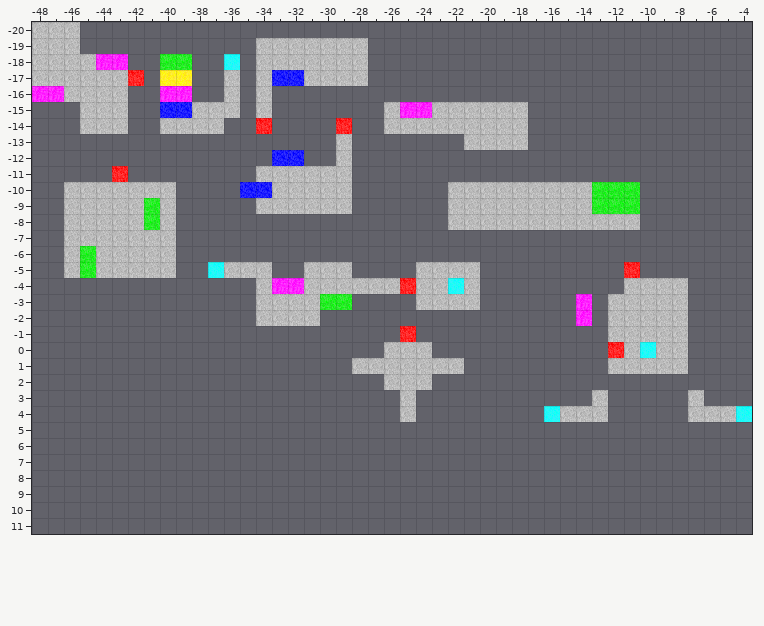
Tiled map -- tiled/luanti_sokoblox_map.tmx. Above: the version before the commit.
Cells are 32x32 px. Shown: x -48..-4, y -20..11.
Once edited:
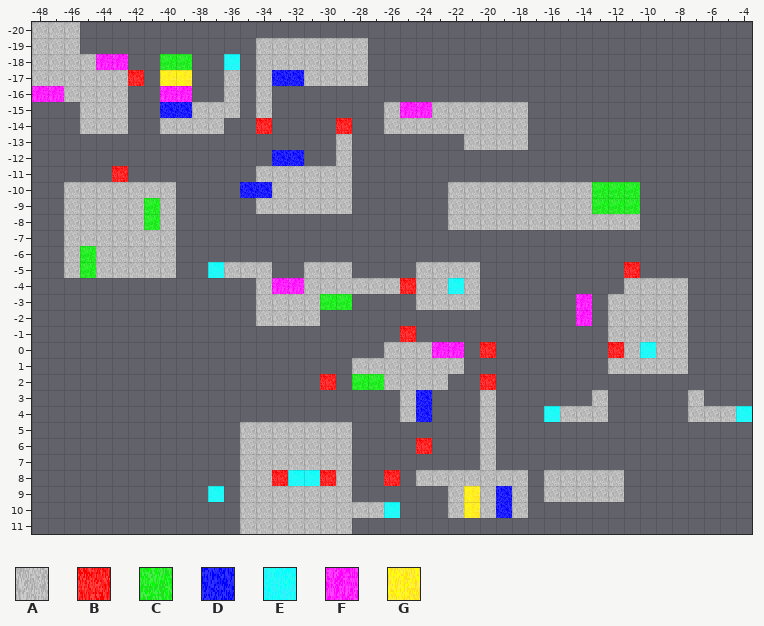
Key: from "sokoblox_luanti": A 0 "sokoblox_stone", B 7 "sokoblox_red", C 8 "sokoblox_green", D 9 "sokoblox_blue", E 10 "sokoblox_cyan", F 11 "sokoblox_magenta", G 12 "sokoblox_yellow".
_ is an empty cell.
The exact change:
Layer "Tile Layer 1":
There is now tile A in row 2 at x -23; in rows 3 to 4 at x -20; in rows 5 to 7 at x -35 to -29 and -20; in row 8 at x -35 to -34, -29, -24 to -18 and -16 to -12; in row 9 at x -35 to -29, -22, -20, -18 and -16 to -12; in row 10 at x -35 to -27, -22, -20 and -18.
There is now tile A in row 11 at x -35 to -29.
There is now tile B in row 0 at x -20; in row 2 at x -30 and -20; in row 6 at x -24; in row 8 at x -33, -30 and -26.
There is now tile C in row 2 at x -28 to -27.
There is now tile D in rows 3 to 4 at x -24; in rows 9 to 10 at x -19.
There is now tile E in row 8 at x -32 to -31; in row 9 at x -37; in row 10 at x -26.
There is now tile F in row 0 at x -23 to -22.
There is now tile G in rows 9 to 10 at x -21.
